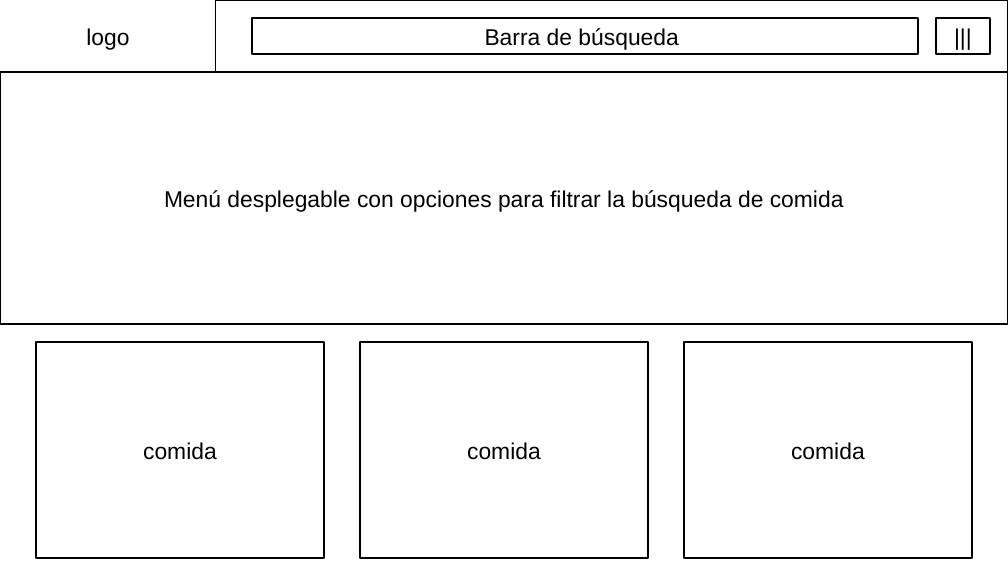
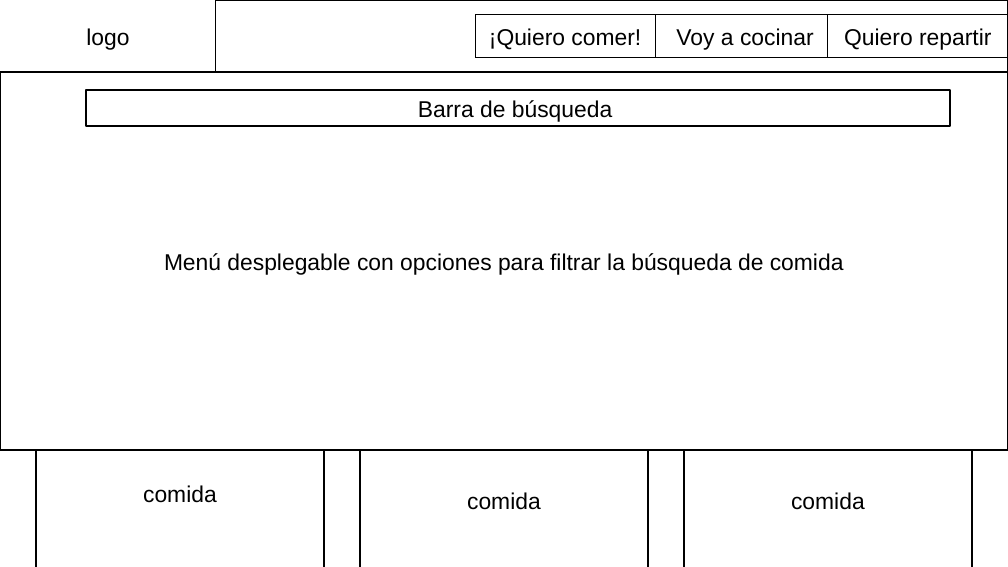
Before and after one commit to LuzMir11/KGuisadoCompradores, a slide deck: slide 8 of disenio/interface.odp (slide 4 before the commit). Drawn at 1008x567 pixels with LibreOffice and Linux fonts; fonts in the diff are those of the drawing. Boxes give left, top, right and bottom in pixels: in the first picture for what was removed or moved away, otherwise in the second. Text is boxed around its words. In the diff, an @@ line names an element or a change of style, - is before the commit and + after.

```diff
--- a/disenio/interface.odp
+++ b/disenio/interface.odp
@@ rectangle added at (x1=476, y1=15, x2=656, y2=58), fill #FFFFFF, outline #000000 0 pt, 18 pt, text #000000 @@
+¡Quiero comer!
@@ rectangle added at (x1=656, y1=15, x2=836, y2=58), fill #FFFFFF, outline #000000 0 pt, 18 pt, text #000000 @@
+Voy a cocinar
@@ rectangle added at (x1=829, y1=15, x2=1008, y2=58), fill #FFFFFF, outline #000000 0 pt, 18 pt, text #000000 @@
+Quiero repartir
@@ rectangle removed at (x1=937, y1=18, x2=991, y2=54) @@
-|||
@@ rectangle "Menú desplegable con opciones para ..." resized from (x1=0, y1=72, x2=1008, y2=325) to (x1=0, y1=72, x2=1008, y2=450) @@
@@ rectangle "Barra de búsqueda" resized from (x1=252, y1=18, x2=918, y2=54) to (x1=86, y1=90, x2=950, y2=125) @@
@@ rectangle "comida" resized from (x1=36, y1=342, x2=324, y2=558) to (x1=36, y1=385, x2=324, y2=567) @@
@@ rectangle "comida" resized from (x1=360, y1=342, x2=649, y2=558) to (x1=360, y1=392, x2=649, y2=567) @@
@@ rectangle "comida" resized from (x1=684, y1=342, x2=972, y2=558) to (x1=684, y1=392, x2=972, y2=567) @@
```
Also in this commit, not shown: 1 other slide changed, 5 slides added, 2 slides removed, 21 other files.
